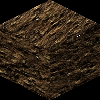
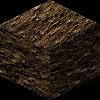
Two versions of the same layered image (100 × 100). Layer-by-layer changes:
painted on "Layer 2 copy 2" over [50, 26, 100, 100]
painted on "Layer 2 copy" over [0, 26, 50, 100]
